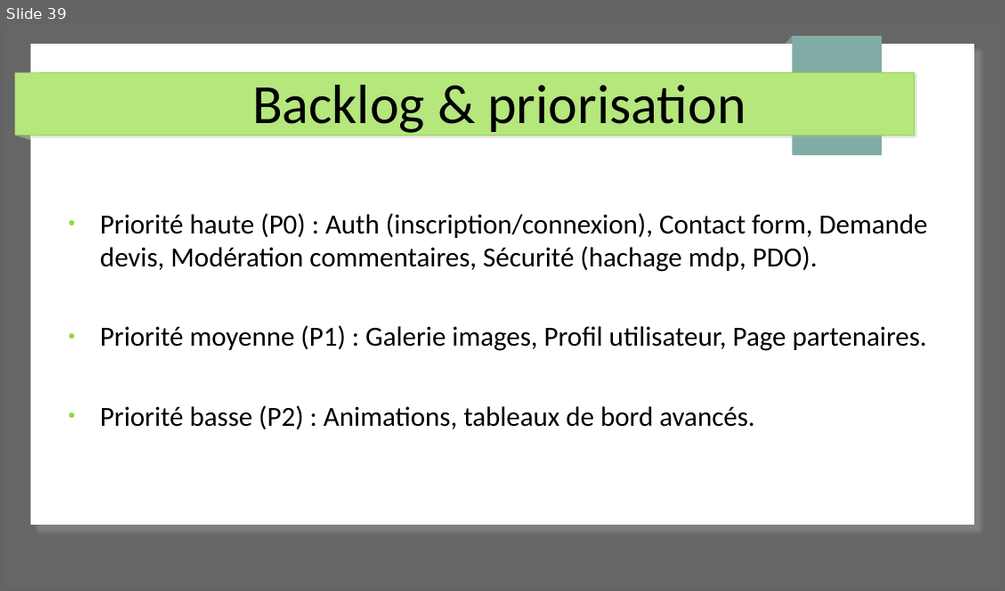
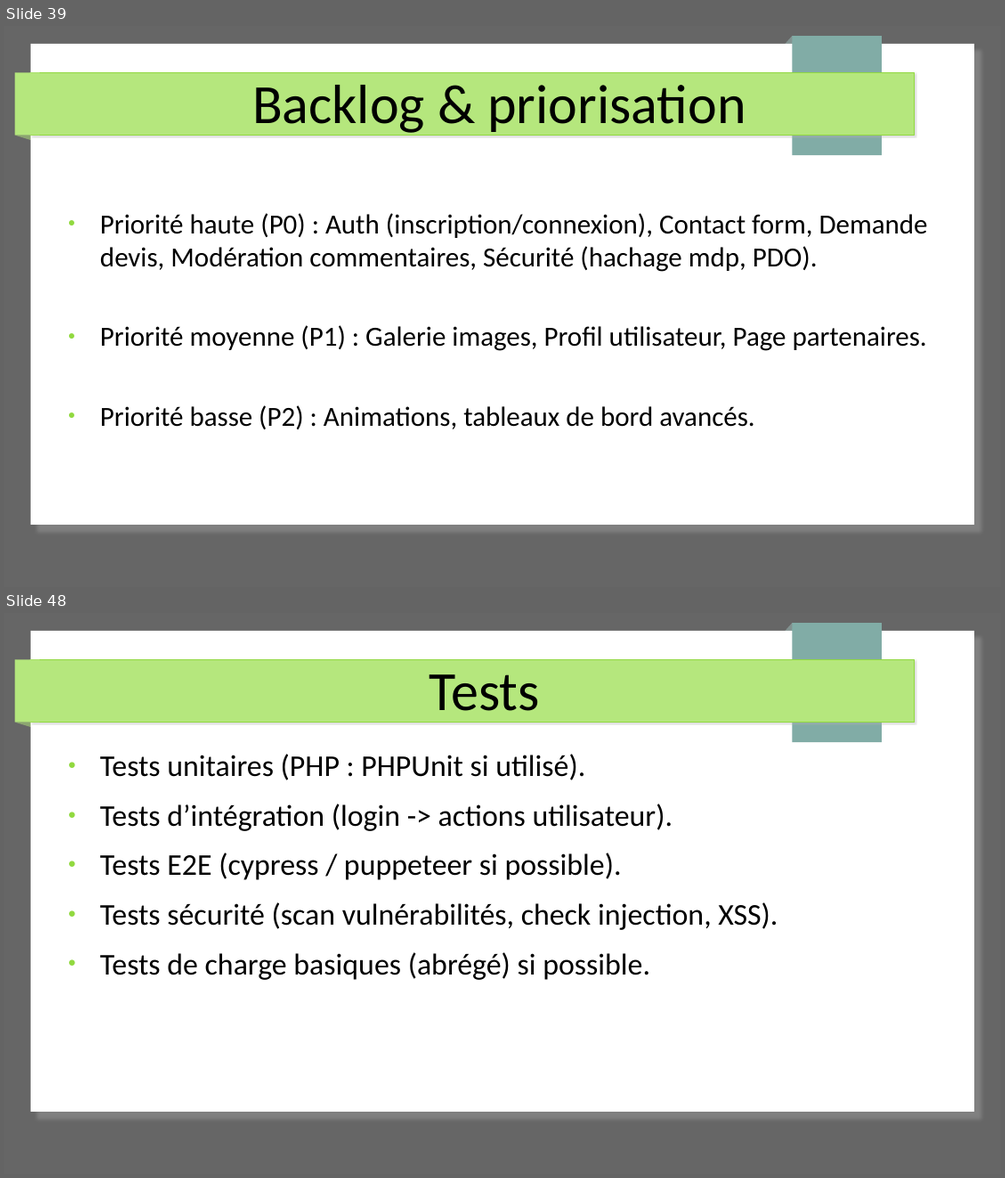
Before and after one commit to Cboukhal/project_exam, a slide deck: Document/projet_exam.odp. Shown one above the other, each under a label of ours: slide 39 before the commit, slides 39 and 48 after it; the slides between them are not shown. The pictures are 1005x591 and 1005x1178 pixels, drawn with LibreOffice and Linux fonts; fonts in the diff are those of the drawing. Boxes give left, top, right and bottom in pixels: in the first picture for what was removed or moved away, otherwise in the second. Text is boxed around its words. In the diff, an @@ line names an element or a change of style, - is before the commit and + after.

```diff
--- a/Document/projet_exam.odp
+++ b/Document/projet_exam.odp
@@ slide 48 added at [4,613,1001,1174], background #666666; not listed: 7 template elements that a slide beside it also shows @@
@@ title added at [429,674,540,724], 44 pt, text #000000 @@
+Tests
@@ text added at [100,754,777,980], 24 pt, text #000000 @@
+● Tests unitaires (PHP : PHPUnit si utilisé).
+● Tests d’intégration (login -> actions utilisateur).
+● Tests E2E (cypress / puppeteer si possible).
+● Tests sécurité (scan vulnérabilités, check injection, XSS).
+● Tests de charge basiques (abrégé) si possible.
```
Also in this commit, not shown: 9 other slides added, 11 slides removed, 7 other files.
